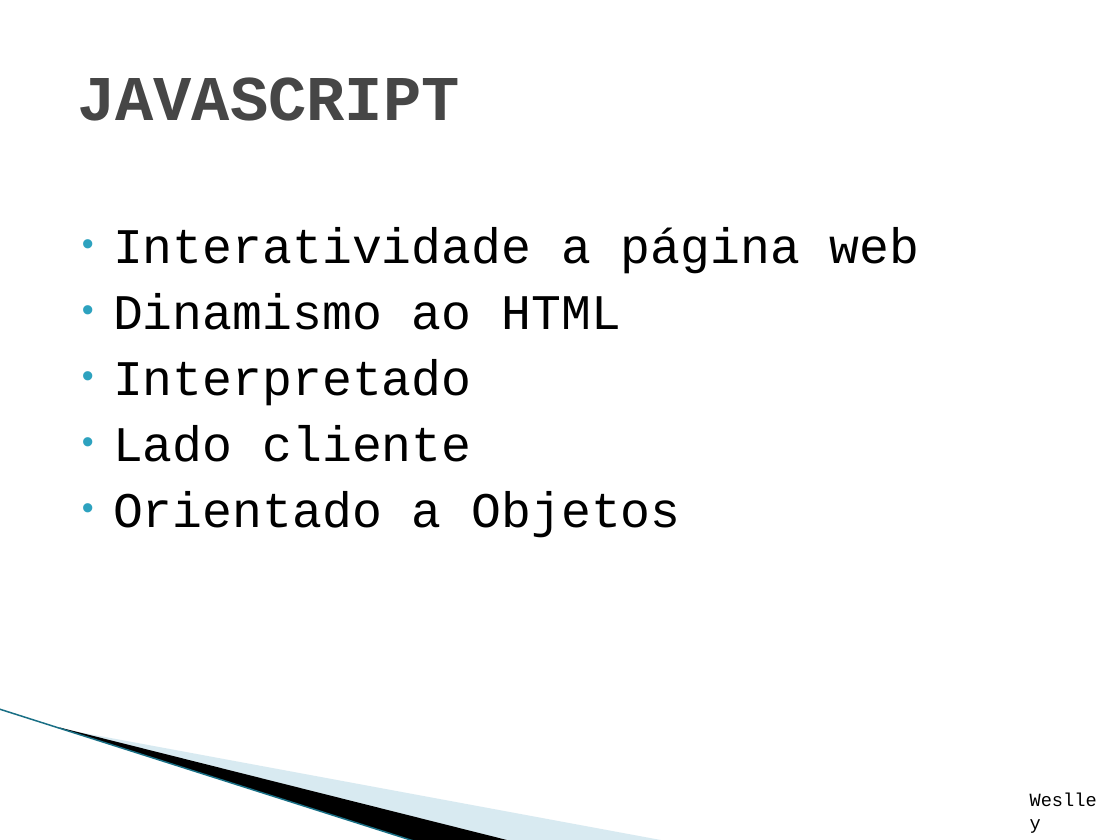
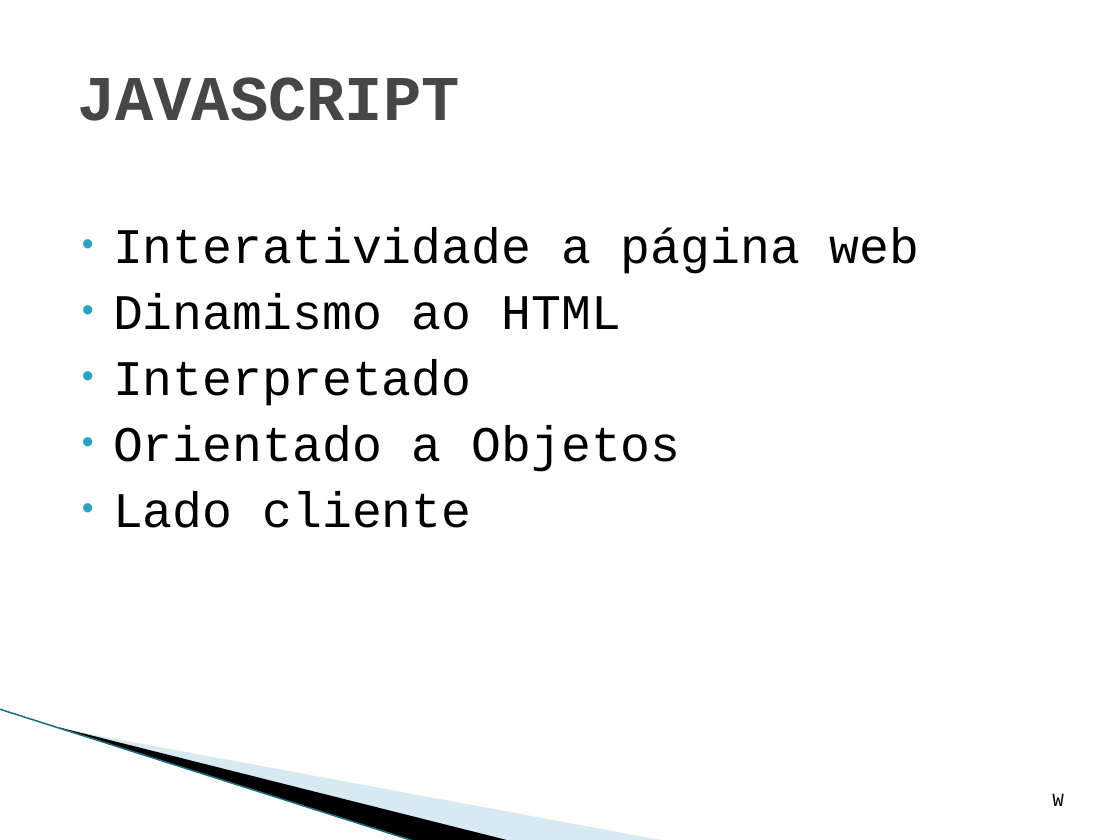
Before and after one commit to WeslleySanto/UNIP-CC, a slide deck: slide 5 of TCC/apresentação-tcc.pptx. Drawn at 1120x840 pixels with LibreOffice and Linux fonts; fonts in the diff are those of the drawing; background and template pictures are left out. Boxes give left, top, right and bottom in pixels: in the first picture for what was removed or moved away, otherwise in the second. Text is boxed around its words. In the diff, an @@ line names an element or a change of style, - is before the commit and + after.

```diff
--- a/TCC/apresentação-tcc.pptx
+++ b/TCC/apresentação-tcc.pptx
@@ text at (113,425,681,472): paragraph added @@
+• Orientado a Objetos
@@ text at (113,491,681,538): paragraph removed @@
-• Orientado a Objetos
@@ text at (1053,793,1064,806): text changed @@
-Weslley
+W
```
Also in this commit, not shown: 21 other slides changed, 1 slide added.
